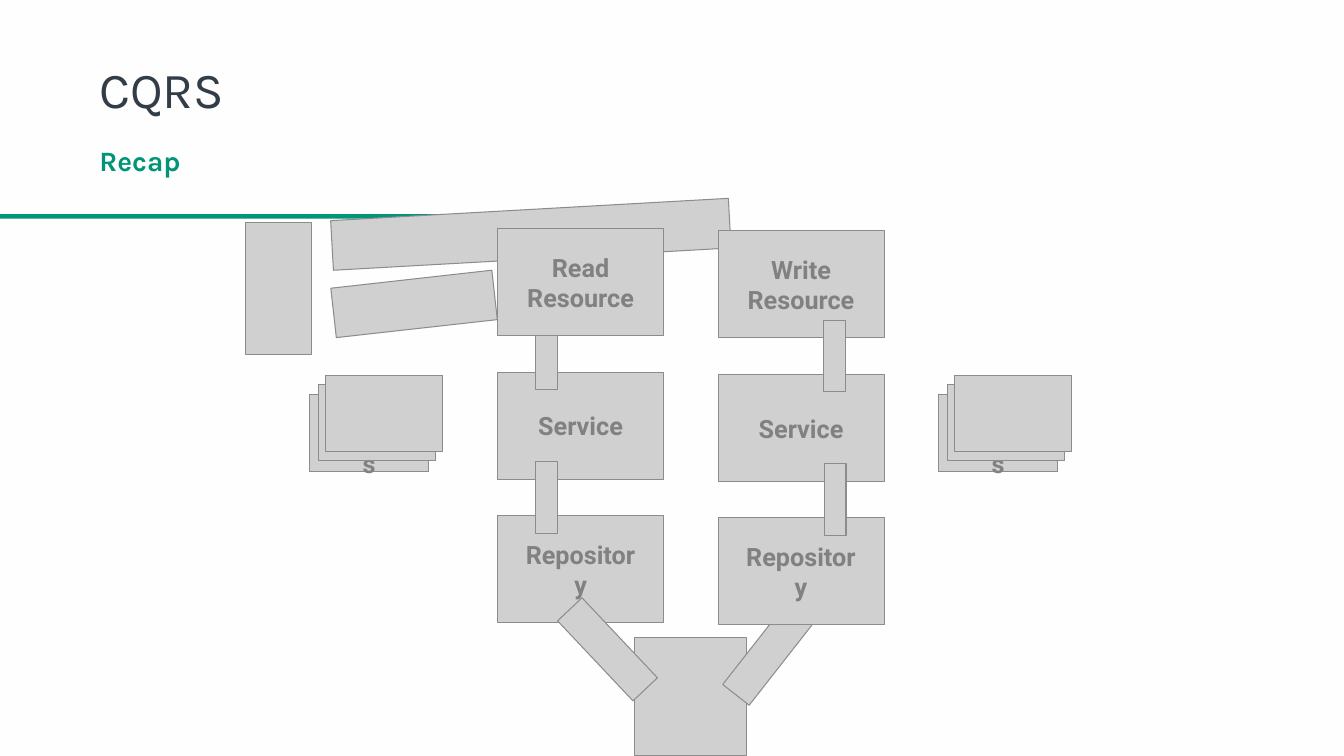
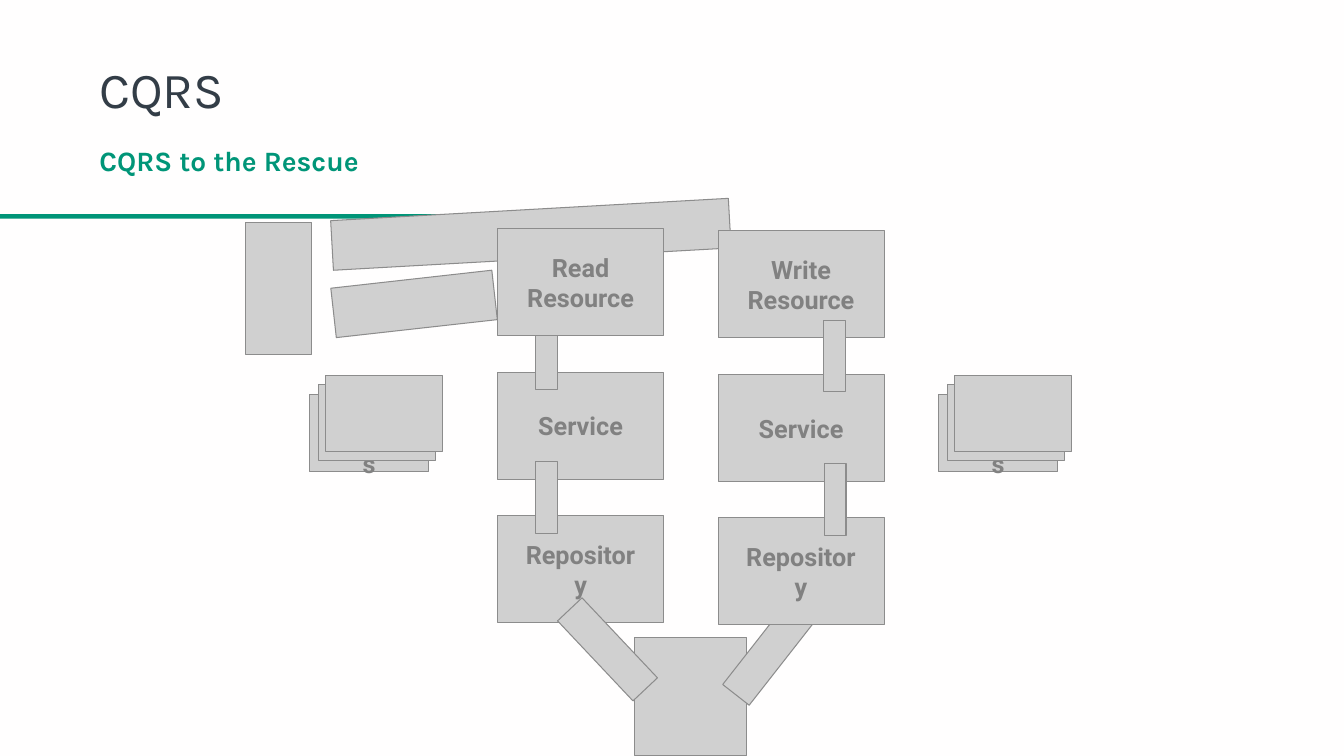
Before and after one commit to danielwagstaff/training, a slide deck: slide 8 of event-sourcing/Event Sourcing in a Microservices Environment.pptx (slide 7 before the commit). Drawn at 1344x756 pixels with LibreOffice and Linux fonts; fonts in the diff are those of the drawing; grey boxes stand for pictures; background and template pictures are left out. Boxes give left, top, right and bottom in pixels: in the first picture for what was removed or moved away, otherwise in the second. Text is boxed around its words. In the diff, an @@ line names an element or a change of style, - is before the commit and + after.

```diff
--- a/event-sourcing/Event Sourcing in a Microservices Environment.pptx
+++ b/event-sourcing/Event Sourcing in a Microservices Environment.pptx
@@ text at <box>99,151,359,176</box>: text changed @@
-Recap
+CQRS to the Rescue
```
Also in this commit, not shown: 35 other slides changed, 13 slides added, 2 slides removed.
